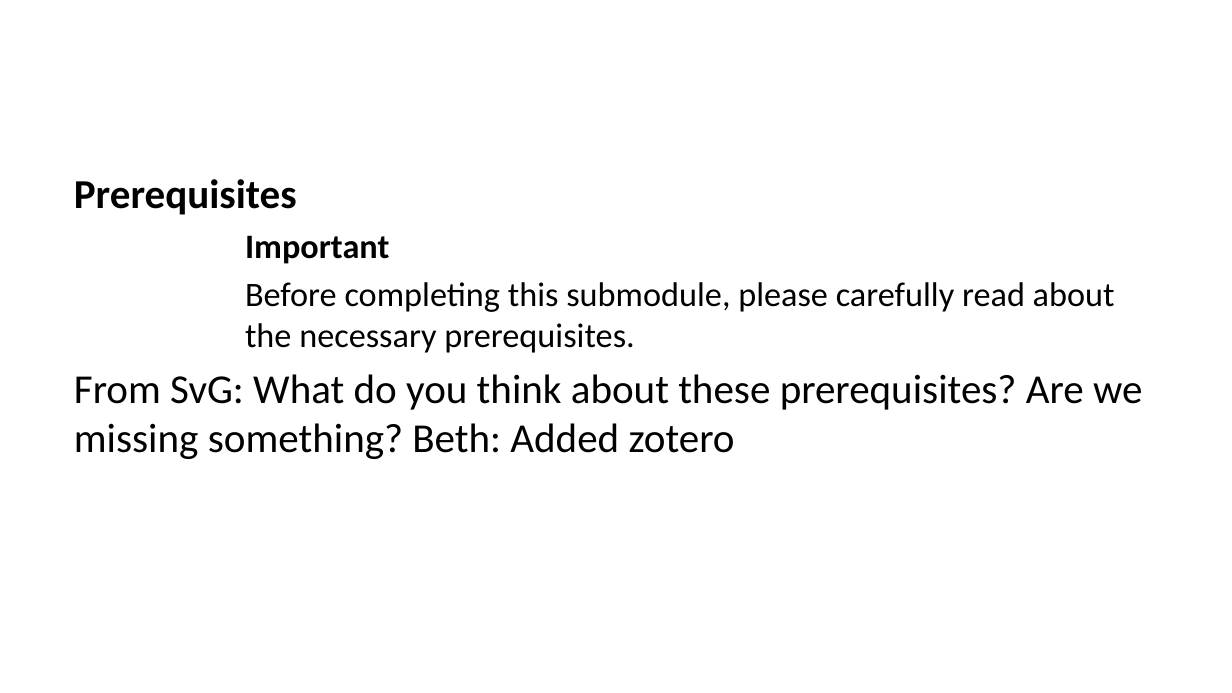
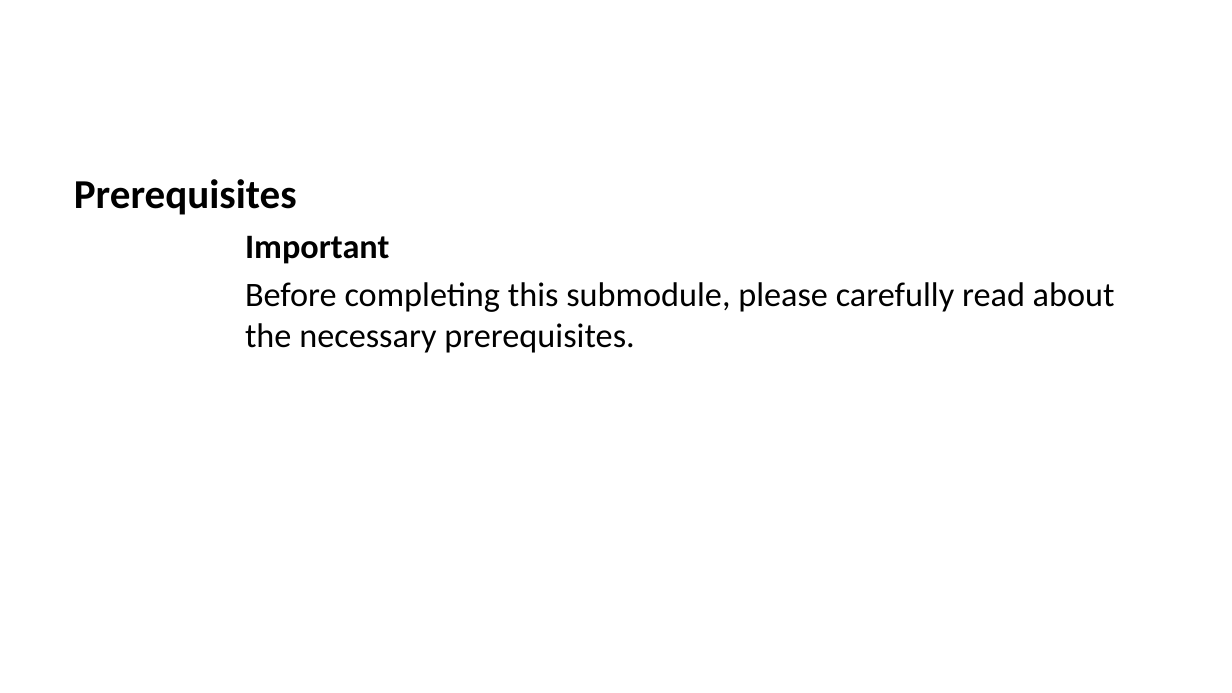
Before and after one commit to lmu-osc/train-the-trainer-student-track-OS, a slide deck: slide 3 of _site/materials/OS-M3/OS-M3-S6-Quarto/OS-M3-S6-Quarto-slides.pptx. Drawn at 1232x693 pixels with LibreOffice and Linux fonts; fonts in the diff are those of the drawing. Boxes give left, top, right and bottom in pixels: in the first picture for what was removed or moved away, otherwise in the second. Text is boxed around its words. In the diff, an @@ line names an element or a change of style, - is before the commit and + after.

```diff
--- a/_site/materials/OS-M3/OS-M3-S6-Quarto/OS-M3-S6-Quarto-slides.pptx
+++ b/_site/materials/OS-M3/OS-M3-S6-Quarto/OS-M3-S6-Quarto-slides.pptx
@@ text at box(74, 374, 1142, 459): paragraph removed @@
-From SvG: What do you think about these prerequisites? Are we missing something? Beth: Added zotero
```
Also in this commit, not shown: 49 other slides changed, 2 slides added, 2 slides removed, 36 other files.
